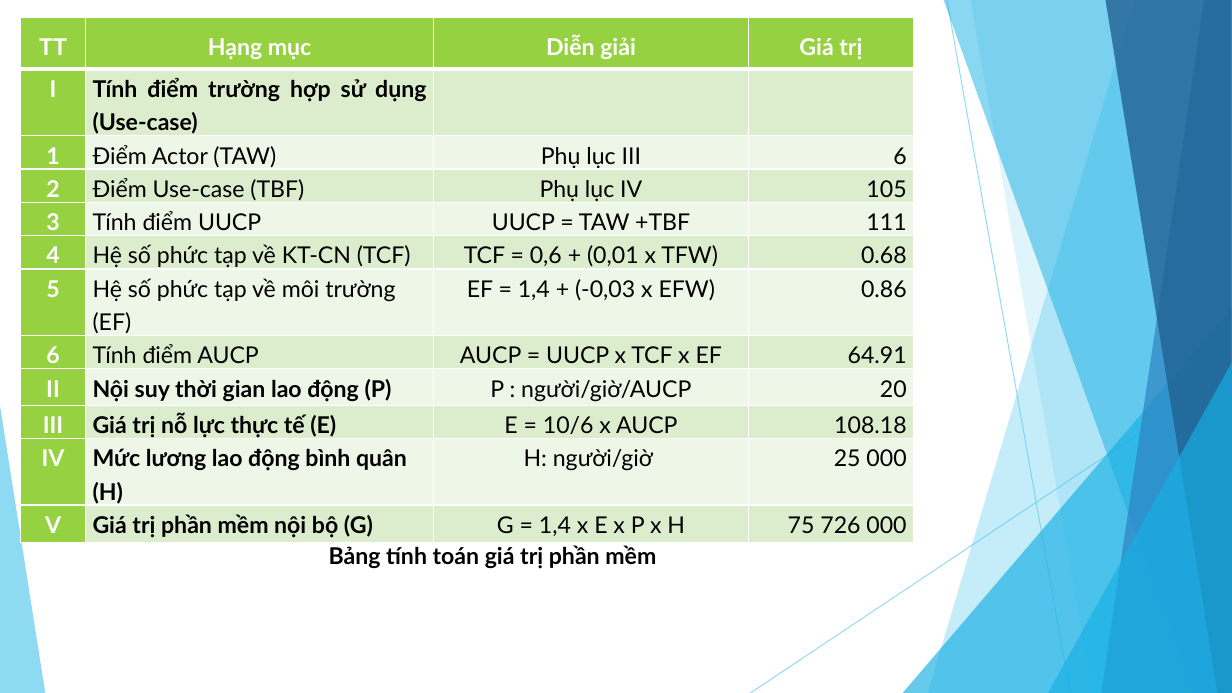
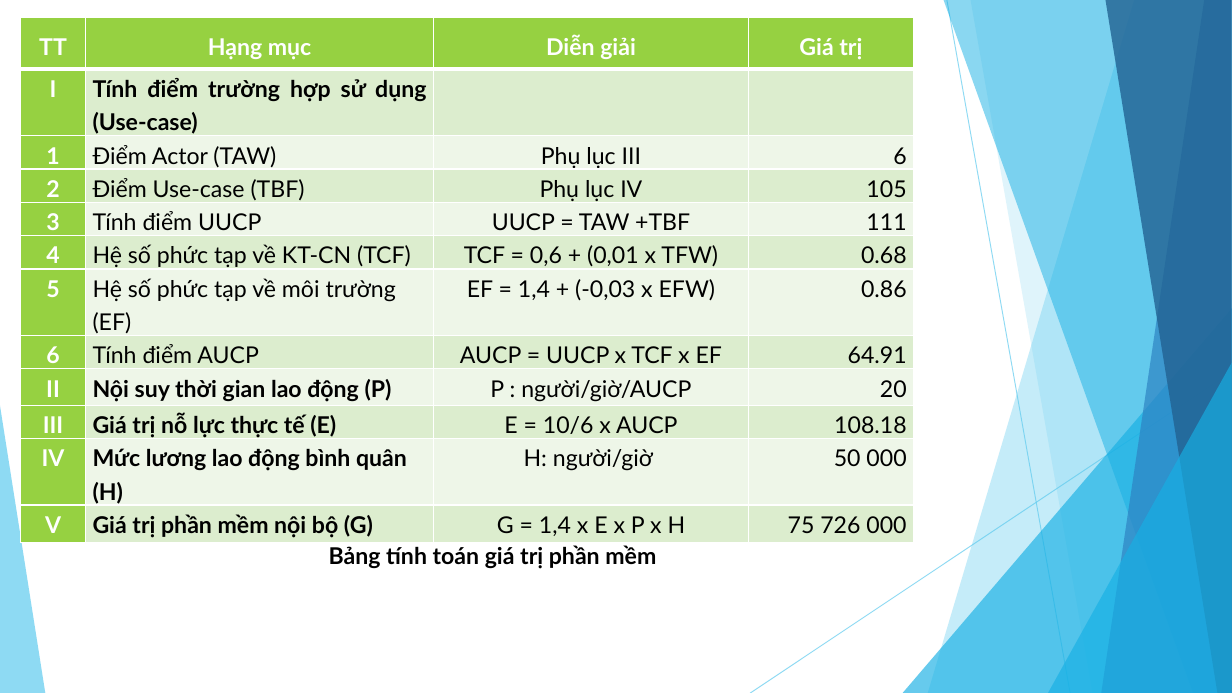
Before and after one commit to Project-Manager-Subject/ecom-shop, a slide deck: slide 22 of blog/docs/webiste_maytinh.pptx. Drawn at 1232x693 pixels with LibreOffice and Linux fonts; fonts in the diff are those of the drawing. Boxes give left, top, right and bottom in pixels: in the first picture for what was removed or moved away, otherwise in the second. Text is boxed around its words. In the diff, an @@ line names an element or a change of style, - is before the commit and + after.

```diff
--- a/blog/docs/webiste_maytinh.pptx
+++ b/blog/docs/webiste_maytinh.pptx
@@ table at (20,18,915,542) @@
-row 11, column 4: 25 000
+row 11, column 4: 50 000
```
Also in this commit, not shown: 2 other slides changed, 1 slide added, 1 slide removed, 5 other files.
